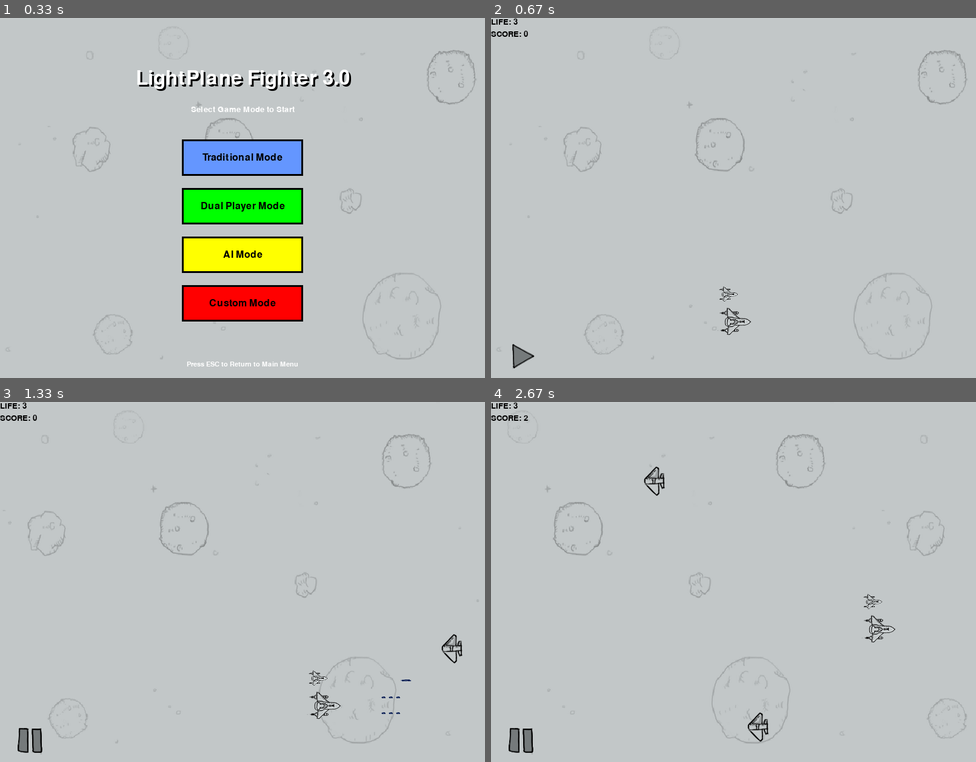
Above: before the commit, frames 1-4 (two rows, left to right).
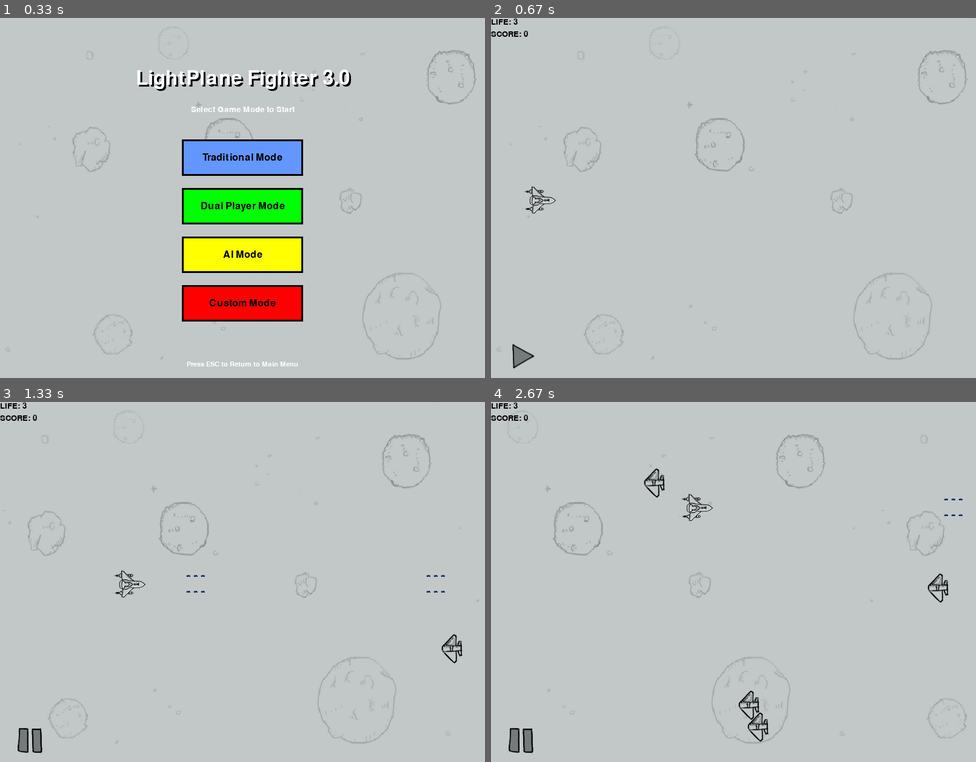
Above: after the commit, the same moments.

Repository: guangxingmao/LightPlane_AI
Game: pygame game, started from launcher.py
Same seed, same stepped clock (60 frames per second), same inputs: the game is played once before the commit and once after it.
Inputs (mouse positions are in pixels of both pictures, inside the frame that each line leads up to):
- Up to frame 1 (0.33 s): no input
- Up to frame 2 (0.67 s): press the mouse at (733, 158) at 0.37 s; move the mouse to (738, 234) at 0.47 s; release the mouse at (748, 309) at 0.6 s
- Up to frame 3 (1.33 s): press the mouse at (29, 740) at 0.7 s; move the mouse to (58, 596) at 0.8 s; release the mouse at (82, 456) at 0.93 s; hold Right from 1 s (still down)
- Up to frame 4 (2.67 s): release Right at 1.47 s; hold Up 1.5-1.8 s; hold Right 1.83-2.3 s; hold Left from 2.33 s (still down)

Frame 1 is identical in both runs. In frame 2, 0.4% of the frame differs, in the area x 4-54%, y 46-98%; in frame 3, 0.5%; in frame 4, 0.9%, in the area x 3-98%, y 3-98%.

Commit message:
删除僚机

Diff:
--- a/traditional_game_page.py
+++ b/traditional_game_page.py
@@ -98,15 +98,24 @@
                 return True
 
             print(event)
-            # 创建一个虚拟的hero2对象，避免None错误
+            # 创建虚拟的hero2和hero3对象，避免None错误（传统模式不需要僚机）
             dummy_hero2 = type('DummyHero', (), {
                 'fire': lambda *args: None,
                 'moving_right': False,
                 'moving_left': False,
                 'moving_up': False,
-                'moving_down': False
+                'moving_down': False,
+                'time_count': 1
             })()
-            check_KEY(self.hero1, dummy_hero2, self.hero3, self.enemy,
+            dummy_hero3 = type('DummyHero', (), {
+                'fire': lambda *args: None,
+                'moving_right': False,
+                'moving_left': False,
+                'moving_up': False,
+                'moving_down': False,
+                'time_count': 1
+            })()
+            check_KEY(self.hero1, dummy_hero2, dummy_hero3, self.enemy,
                       event, self.enemy_group, self.BGM, self.button)
             check_mouse(event, self.button)
 
@@ -121,8 +130,8 @@
 
     def __check_collide(self):
         '''碰撞检测'''
-        # 子弹碰撞敌人
-        if pygame.sprite.groupcollide(self.hero1.bullets, self.enemy_group, True, True) or pygame.sprite.groupcollide(self.hero3.bullets, self.enemy_group, True, True):
+        # 子弹碰撞敌人（只检测主英雄的子弹）
+        if pygame.sprite.groupcollide(self.hero1.bullets, self.enemy_group, True, True):
             self.score1 += 1
 
         # 敌人碰撞英雄
@@ -131,23 +140,11 @@
         if len(enemys1) > 0 and self.life1 > 0:
             self.life1 -= 1
             if self.life1 == 0:
-                # 英雄死亡后，僚机也随之消失
-                self.hero3.rect.x = 1000
-                self.hero3.rect.y = 1000
-                self.hero3.kill()
                 # 英雄死亡后，移除屏幕
                 self.hero1.rect.bottom = 0
                 self.hero1.rect.x = self.screen_width
                 self.hero1.kill()
 
-        # 检测僚机和敌机的碰撞
-        enemys3 = pygame.sprite.spritecollide(self.hero3, self.enemy_group, True)
-        if len(enemys3) > 0:
-            self.hero3.rect.x = 1000
-            self.hero3.rect.y = 1000
-            self.hero1.wing = 2
-            self.hero3.kill()
-
         # 当玩家死亡，游戏结束
         if self.life1 == 0:
             return True
@@ -158,7 +155,7 @@
         '''更新精灵组'''
 
         if self.button.pause_game % 2 != 0:
-            for group in [self.back_group, self.hero_group1, self.hero_group3, self.hero1.bullets, self.hero3.bullets, self.enemy_group, self.enemy.bullets,]:
+            for group in [self.back_group, self.hero_group1, self.hero1.bullets, self.enemy_group, self.enemy.bullets,]:
                 group.draw(self.screen)
                 self.button.update()
                 # 重新设置按钮位置到左下角
@@ -167,7 +164,7 @@
                 self.screen.blit(self.button.image,(self.button.rect.x,self.button.rect.y))
 
         elif self.button.pause_game % 2 == 0:
-            for group in [self.back_group, self.hero_group1, self.hero_group3, self.hero1.bullets, self.hero3.bullets, self.enemy_group, self.enemy.bullets,]:
+            for group in [self.back_group, self.hero_group1, self.hero1.bullets, self.enemy_group, self.enemy.bullets,]:
                 group.draw(self.screen)
                 group.update()
                 self.button.update()
@@ -220,15 +217,7 @@
 
         # 英雄组 - 只有玩家1
         self.hero1 = Hero('./images/life.png')
-        # 设置英雄1在屏幕中央
-        self.hero1.rect.centerx = self.screen_width // 2
-        self.hero1.rect.centery = self.screen_height - 100
+        # 设置英雄1在左侧居中
+        self.hero1.rect.x = 50
+        self.hero1.rect.centery = self.screen_height // 2
         self.hero_group1 = pygame.sprite.Group(self.hero1)
-
-        # 僚机组
-        self.hero3 = Hero('./images/life.png',wing = 1)
-        self.hero3.image = pygame.transform.scale(self.hero3.image,(35,25))
-        # 僚机跟随英雄1，位置稍微偏上
-        self.hero3.rect.centerx = self.hero1.rect.centerx
-        self.hero3.rect.centery = self.hero1.rect.centery - 35
-        self.hero_group3 = pygame.sprite.Group(self.hero3)
